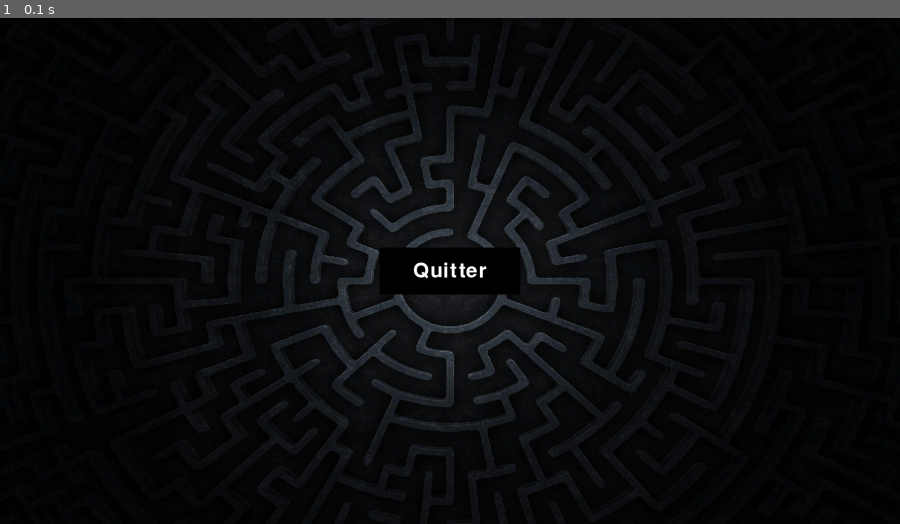
Above: before the commit, frame 1.
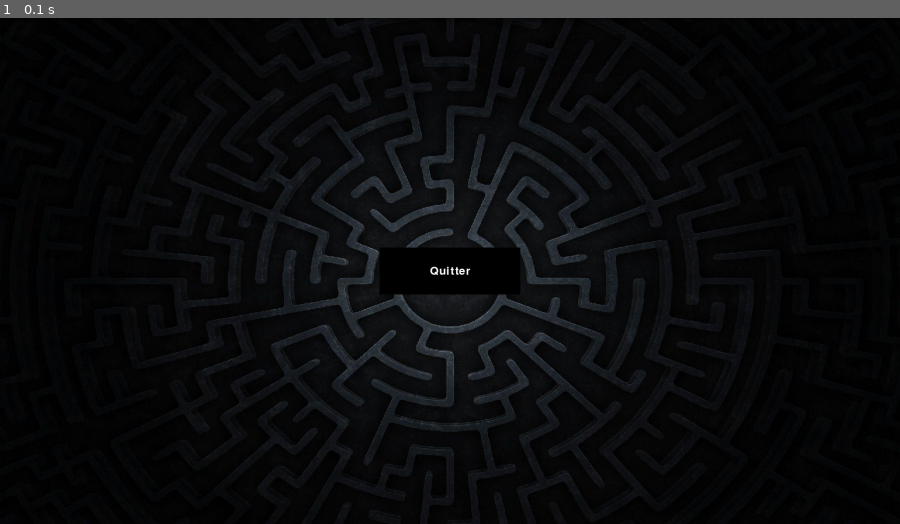
Above: after the commit, the same moment.

Repository: negrel/python-maze
Game: pygame game, started from beta.py
The game is run twice, just before and just after one commit, with the same random seed, the same clock (stepped at 60 frames per second) and the same inputs.
Inputs:
- Up to frame 1 (0.1 s): no input

The runs differ from the first frame. In frame 1, 0.1% of the frame differs, in the area x 45-55%, y 48-52%.

Commit message:
amélioration des composants bouton et Application

Diff:
--- a/components.py
+++ b/components.py
@@ -2,7 +2,7 @@
 
 pygame.font.init()
 DEFAULT_FONT_NAME = pygame.font.get_default_font()
-DEFAULT_FONT_SIZE = 64
+DEFAULT_FONT_SIZE = 36
 DEFAULT_FONT = pygame.font.SysFont(DEFAULT_FONT_NAME, DEFAULT_FONT_SIZE)
 
 def foreach(list, fn):
@@ -33,8 +33,6 @@
         pygame.display.set_caption(self.name)
         self.display = pygame.display.set_mode((self.width, self.height), self._display_mode)
         self._running = True
-
-        self.display.fill(self.background)
 
 
     def debug(self, enable):
@@ -79,6 +77,7 @@
         self.init()
 
         while self._running:
+            self.display.fill(self.background)
             # On met à jour les composants
             self.update()
 
@@ -94,6 +93,10 @@
 
     def appendElement(self, element):
         self.elements.append(element)
+
+    def removeElement(self, element):
+        if element in self.elements:
+            self.elements.remove(element)
 
     def get_display(self):
         return self.display
@@ -176,9 +179,18 @@
 
 class Button(Rect):
     def __init__ (self, x, y, width, height, label, onclick, background=(128, 128, 128), border=0, color=(255, 255, 255)):
+        # On coupe le label si il n'y a pas assez de place
+        # et on ajoute "..."
+        self.text = Text(x, y, label, color=color)
+        w, _ = self.text.get_size()
+        if w > width:
+            label = label[:-4] + "..."
+            self.text = Button(x, y, width, height, label, onclick, background=background, border=border, color=color).text
+
         super().__init__(x, y, width, height, background, border)
-        self.text = Text(x, y, label, color=color)
         self.onclick = onclick
+
+
 
     def copy(self):
         left, top = self.get_origin_pos()
